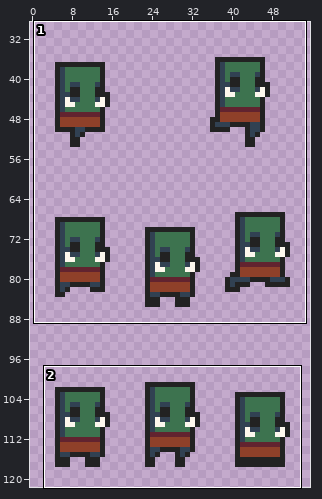
Sprite sheet, stored at images/orc-sheet0.png. Above: a wide view before the commit, with the close-up outlined.
Close-up. As it was:
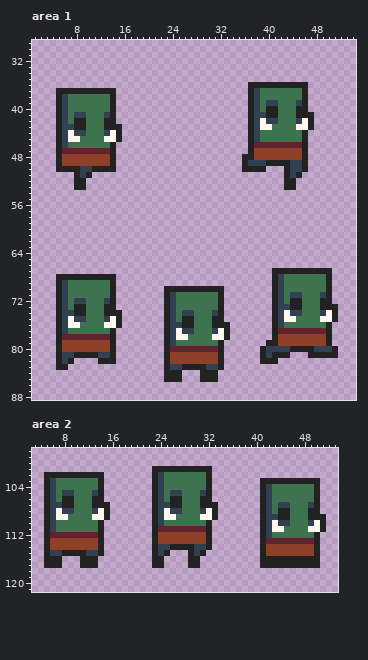
The file is 64x128 pixels. Shown: area 1: x 1..54, y 29..88; area 2: x 3..53, y 98..121. The wide view leaves out empty margins.
New version:
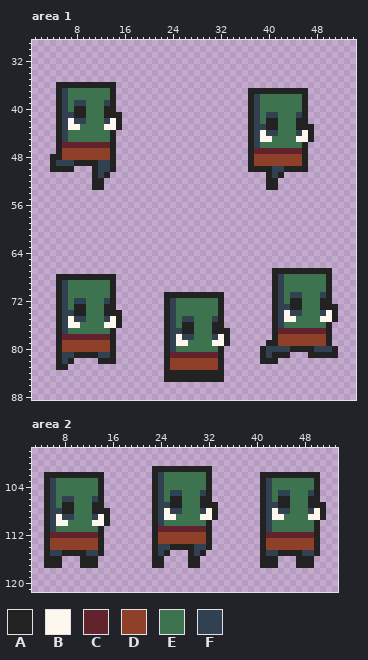
Palette (. is transparent): A #222222  B #fdf7ed  C #62232f  D #8f4029  E #3d734f  F #314152
The edit:
Changed rows in their new state; - is an unchanged pixel.
Area 1:
first column x 4:
36 -AAAAAAAAAA----------------------..........-
37 --FEEEEEEE------------------------AAAAAAAA--
39 ----FF---F--------------------------EE---E--
40 ----AA---A--------------------------EE---E--
41 ---FAA---A-A-----------------------EFF---F-.
42 ---BFF---FBA-----------------------EAA---AA.
43 ---BBE---BB------------------------FAA---AA-
44 ---EEE---EA.-----------------------BFF---FBA
45 ---EE----EA.-----------------------BB----BBA
46 --CCCCCCCC------------------------FEEEEEEE--
47 --DDDDDDDD------------------------CCCCCCCC--
48 A-------------------------------.-----------
49 AFFFAAAAFF----------------------.ADDDDDDDD--
50 A---...-FF----------------------.---AFF-AA--
51 ----...AFA--------------------------AFA...--
52 ----..-AA---------------------------AA-..---
53 ----..-AA---------------------------AA-..---
first column x 23:
70 ..........-
71 -AAAAAAAA--
74 ---EE---E--
75 ---FF---F--
76 --E-------.
77 --FAA---AA-
78 ---FF---F--
79 --BB----BBA
80 -FEEEEEEE--
81 -CCCCCCCC--
83 -DDDDDDDD--
84 ---AAA---A-
85 ---AAA---A-
Area 2:
first column x 7:
102 ----------------------------------AAAAAAAAAA-
103 -----------------------------------FEEEEEEE--
105 -EE---E------------------------------FF---F--
106 -FF---F------------------------------AA---A--
107 E-------.---------------------------FAA---A-A
108 FAA---AA----------------------------BFF---FBA
109 -FF---F-----------------------------BBE---BB-
110 BB----BBA---------------------------EEE---EA.
111 ------------------------------------EE----EA.
112 -----------------------------------CCCCCCCC--
113 -----------------------------------DDDDDDDD--
115 -----------------------------------FFAAAAFF--
116 -------------------------------------...---.-
117 -------------------------------------...---.-
Pixel boxes of the changes (left, top, right, bottom) in both close-ups:
changed: (50, 82, 122, 190)
changed: (242, 82, 314, 190)
changed: (164, 286, 230, 382)
changed: (260, 472, 326, 568)
changed: (56, 490, 110, 526)
